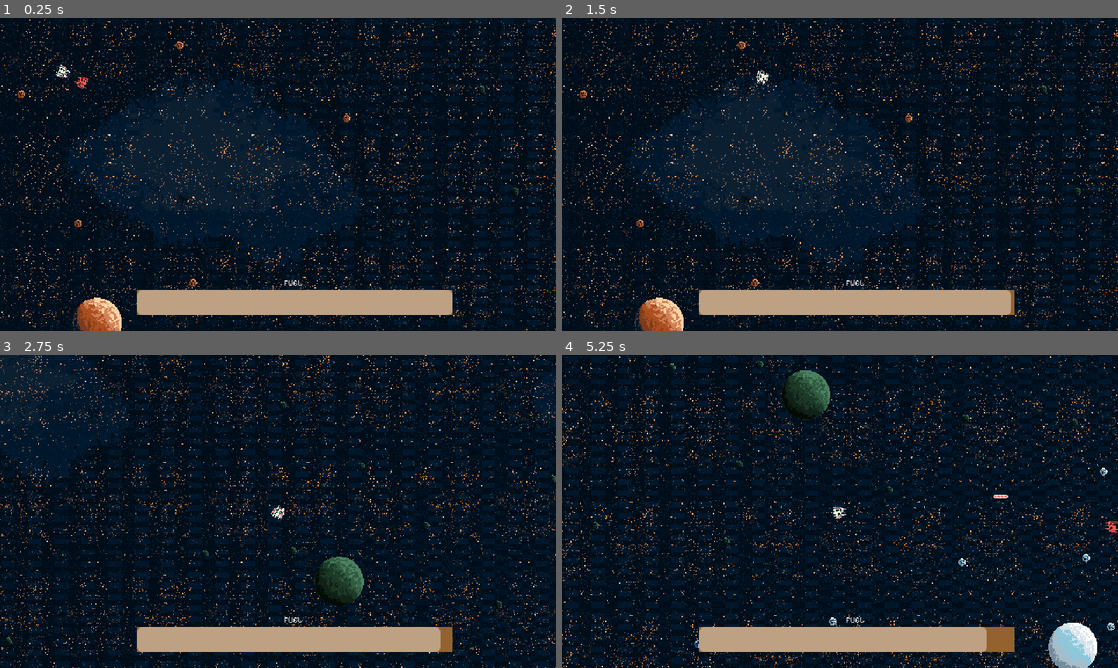
Above: before the commit, frames 1-4 (two rows, left to right).
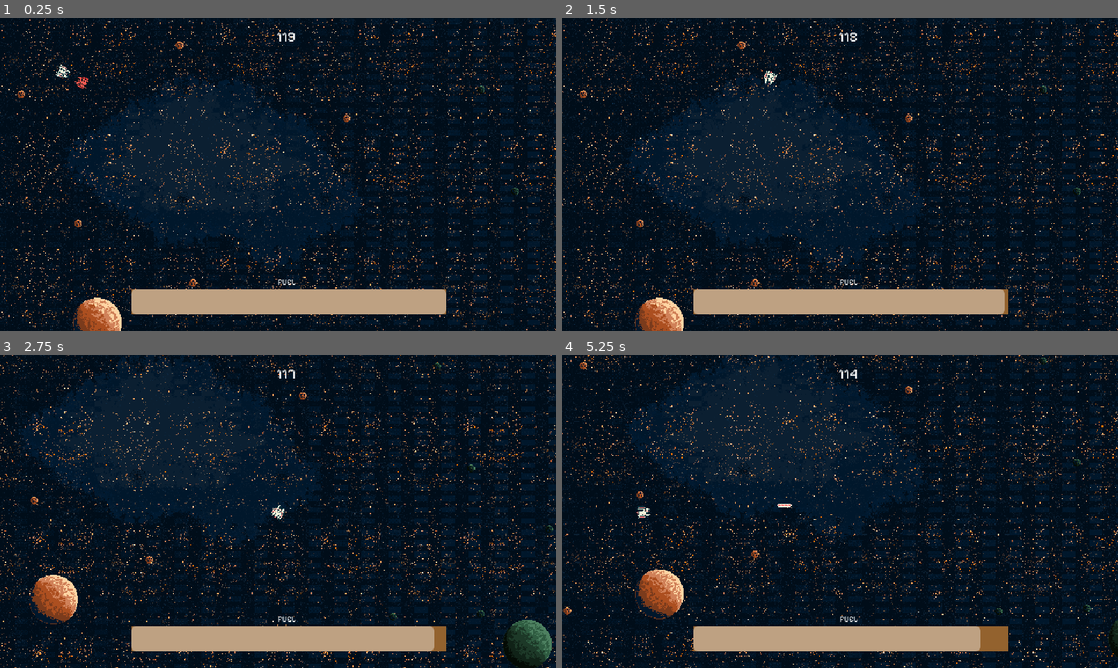
Above: after the commit, the same moments.

Repository: ungoabi/GMTK-GameJam-2026
Game: Godot game, scene res://scenes/main/main.tscn
Two runs of this game, one before a commit and one after it. Both use one fixed random seed, a clock stepped at 60 frames per second and the inputs below. The engine's default icon, where the game draws it, is replaced by a stand-in: a white triangle on a blue panel in a dark square. Sound files missing from this copy of the repository are replaced by a short silence.
Inputs (mouse positions are in pixels of both pictures, inside the frame that each line leads up to):
- Up to frame 1 (0.25 s): no input
- Up to frame 2 (1.5 s): move the mouse to (962, 158) at 0.52 s; press the mouse at (962, 158) at 0.53 s; hold D (move_right) 0.53-1.28 s; move the mouse to (728, 190) at 1.27 s; release the mouse at (728, 190) at 1.28 s; hold S (move_down) from 1.28 s (still down); click (728, 190) at 1.35 s
- Up to frame 3 (2.75 s): move the mouse to (333, 442) at 2.02 s; release S (move_down) at 2.03 s; press the mouse at (333, 442) at 2.03 s; hold D (move_right) from 2.03 s (still down)
- Up to frame 4 (5.25 s): move the mouse to (812, 574) at 2.77 s; release D (move_right) at 2.78 s; release the mouse at (812, 574) at 2.78 s; hold U (debug_upgrade) 2.78-3.53 s; click (812, 574) at 2.85 s; move the mouse to (1006, 558) at 3.52 s; press the mouse at (1006, 558) at 3.53 s; hold A (move_left) 3.53-5.03 s; move the mouse to (673, 464) at 4.27 s; release the mouse at (673, 464) at 4.28 s; click (673, 464) at 4.35 s; move the mouse to (867, 511) at 5.02 s; press the mouse at (867, 511) at 5.03 s; hold S (move_down) from 5.03 s (still down)

The runs differ from the first frame. In frame 1, 0.5% of the frame differs, in the area x 23-82%, y 4-95%; in frame 2, 0.7%; in frame 3, 11%; in frame 4, 12%, in the area x 0-100%, y 0-100%.

Commit message:
balanced game and added timer
still no death consequences

Diff:
--- a/autoloads/GameStats.gd
+++ b/autoloads/GameStats.gd
@@ -4,3 +4,9 @@
 	set(value):player_fuel = clamp(value, 0, 100)
 
 var difficulty: int = 2
+
+func _ready() -> void:
+	pass
+
+func _process(delta: float) -> void:
+	pass
--- a/scenes/entities/enemy/enemy.tscn
+++ b/scenes/entities/enemy/enemy.tscn
@@ -8,7 +8,7 @@
 [ext_resource type="PackedScene" uid="uid://c5xwpfs266hbd" path="res://scenes/projectiles/laser_enemy/laser_enemy.tscn" id="6_0wdte"]
 
 [sub_resource type="CircleShape2D" id="CircleShape2D_rs74b"]
-radius = 19.026299
+radius = 18.027756
 
 [sub_resource type="Animation" id="Animation_75vfm"]
 length = 0.001
--- a/scenes/main/main.tscn
+++ b/scenes/main/main.tscn
@@ -7,6 +7,7 @@
 [ext_resource type="PackedScene" uid="uid://dlsn7gc1ue34q" path="res://scenes/entities/enemy/enemy.tscn" id="4_l3cfh"]
 [ext_resource type="Script" uid="uid://bnapfrrroj8nr" path="res://scenes/main/fuelmeter.gd" id="5_ow5a4"]
 [ext_resource type="FontFile" uid="uid://dpl3t4707x302" path="res://assets/fonts/PixelifySans-VariableFont_wght.ttf" id="6_hujxm"]
+[ext_resource type="Script" uid="uid://bjx5axte7pgy4" path="res://scenes/main/time_label.gd" id="8_yyfjg"]
 
 [sub_resource type="StyleBoxFlat" id="StyleBoxFlat_6q06x"]
 bg_color = Color(0.578085, 0.38297984, 0.18087208, 1)
@@ -59,6 +60,11 @@
 
 [node name="Effect" type="Node2D" parent="World" unique_id=1015931991]
 
+[node name="Game_Timer" type="Timer" parent="World" unique_id=290902407]
+wait_time = 120.0
+one_shot = true
+autostart = true
+
 [node name="Hud" type="CanvasLayer" parent="." unique_id=363082753]
 process_mode = 1
 layer = 20
@@ -71,8 +77,10 @@
 
 [node name="Fuelmeter" type="Control" parent="Hud/Hud" unique_id=53062728]
 anchors_preset = 0
-offset_right = 40.0
-offset_bottom = 40.0
+offset_left = -7.0
+offset_top = -1.0
+offset_right = 33.0
+offset_bottom = 21.0
 script = ExtResource("5_ow5a4")
 
 [node name="ProgressBar" type="ProgressBar" parent="Hud/Hud/Fuelmeter" unique_id=1992671675]
@@ -95,6 +103,15 @@
 theme_override_fonts/font = ExtResource("6_hujxm")
 theme_override_font_sizes/font_size = 9
 text = "FUEL"
+
+[node name="Time_Label" type="Label" parent="Hud/Hud" unique_id=598816831]
+layout_mode = 0
+offset_left = 318.0
+offset_top = 12.0
+offset_right = 358.0
+offset_bottom = 35.0
+theme_override_fonts/font = ExtResource("6_hujxm")
+script = ExtResource("8_yyfjg")
 
 [node name="Pause" type="CanvasLayer" parent="." unique_id=215865766]
 process_mode = 2
--- /dev/null
+++ b/scenes/main/time_label.gd
@@ -0,0 +1,11 @@
+extends Label
+
+@onready var game_timer: Timer = $"../../../World/Game_Timer"
+# Called when the node enters the scene tree for the first time.
+func _ready() -> void:
+	pass # Replace with function body.
+
+
+# Called every frame. 'delta' is the elapsed time since the previous frame.
+func _process(delta: float) -> void:
+	text = str(int(game_timer.time_left))
--- a/scenes/player/player.tscn
+++ b/scenes/player/player.tscn
@@ -98,8 +98,8 @@
 weapon_sound = ExtResource("4_75vfm")
 
 [node name="Movement" parent="." unique_id=1935556351 instance=ExtResource("2_gmlin")]
-max_speed = 2000.0
-acceleration = 750.0
+max_speed = 500.0
+acceleration = 1000.0
 deceleration = 1500.0
 
 [node name="Animation" type="Node" parent="." unique_id=1387252864]
--- a/scenes/projectiles/laser_enemy/laser_enemy.tscn
+++ b/scenes/projectiles/laser_enemy/laser_enemy.tscn
@@ -11,8 +11,8 @@
 scale = Vector2(1.6549999, 4.0149994)
 collision_mask = 2
 script = ExtResource("2_7gtgb")
-speed = 500.0
-damage = 5
+speed = 700.0
+damage = 10
 
 [node name="CollisionShape2D" parent="." index="0" unique_id=1981816932]
 position = Vector2(-1.5, 5.938197e-08)
Not shown, added: scenes/main/time_label.gd.uid
